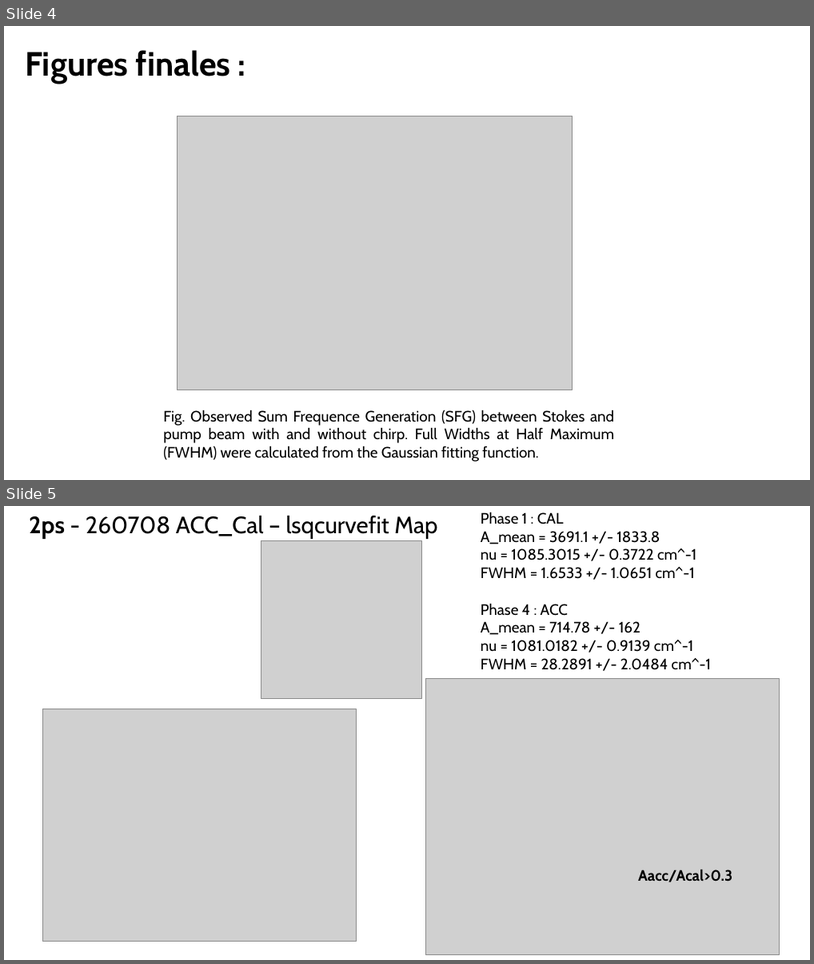
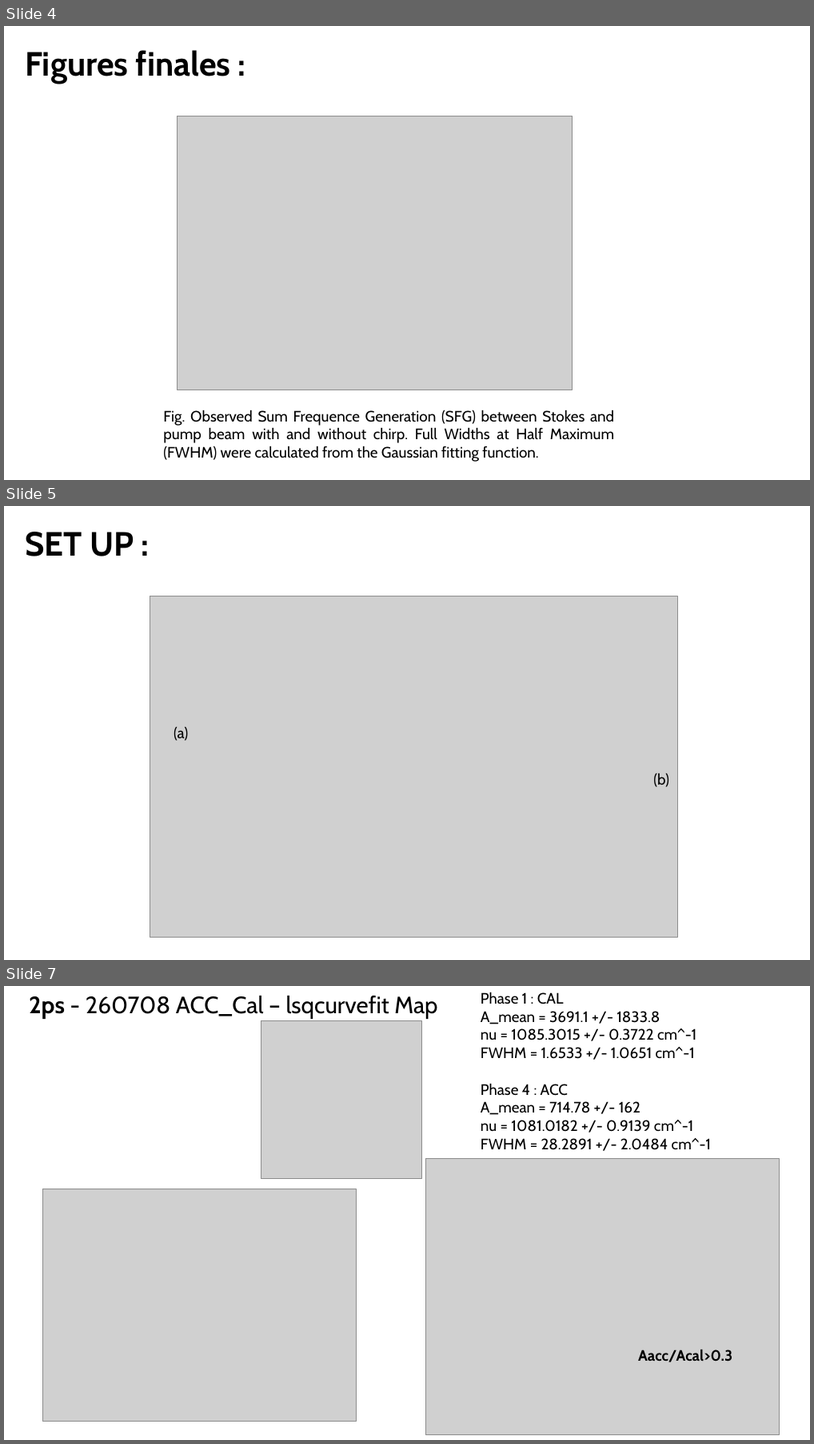
Before and after one commit to sachabuc/SRS_analysis, a slide deck: meetings/reu_151026_figures_papiers.pptx. Shown one above the other, each under a label of ours: slides 4 and 5 before the commit, slides 4, 5 and 7 after it; the slides between them are not shown. The pictures are 814x964 and 814x1444 pixels, drawn with LibreOffice and Linux fonts; fonts in the diff are those of the drawing; grey boxes stand for pictures. Boxes give left, top, right and bottom in pixels: in the first picture for what was removed or moved away, otherwise in the second. Text is boxed around its words. In the diff, an @@ line names an element or a change of style, - is before the commit and + after.

```diff
--- a/meetings/reu_151026_figures_papiers.pptx
+++ b/meetings/reu_151026_figures_papiers.pptx
@@ slide 5 added at (4, 506, 810, 960), background #FFFFFF @@
@@ text added at (25, 532, 134, 556), 40 pt, text #000000, bold @@
+SET UP :
@@ picture added at (150, 596, 678, 937) @@
@@ text added at (174, 727, 188, 740), 18 pt, text #000000 @@
+(a)
@@ picture added at (480, 791, 678, 928) @@
@@ text added at (654, 773, 670, 787), 18 pt, text #000000 @@
+(b)
@@ what was slide 5 is now slide 7 @@
```
Also in this commit, not shown: 4 slides changed, 2 other slides added, 2 slides removed, 14 other files.
